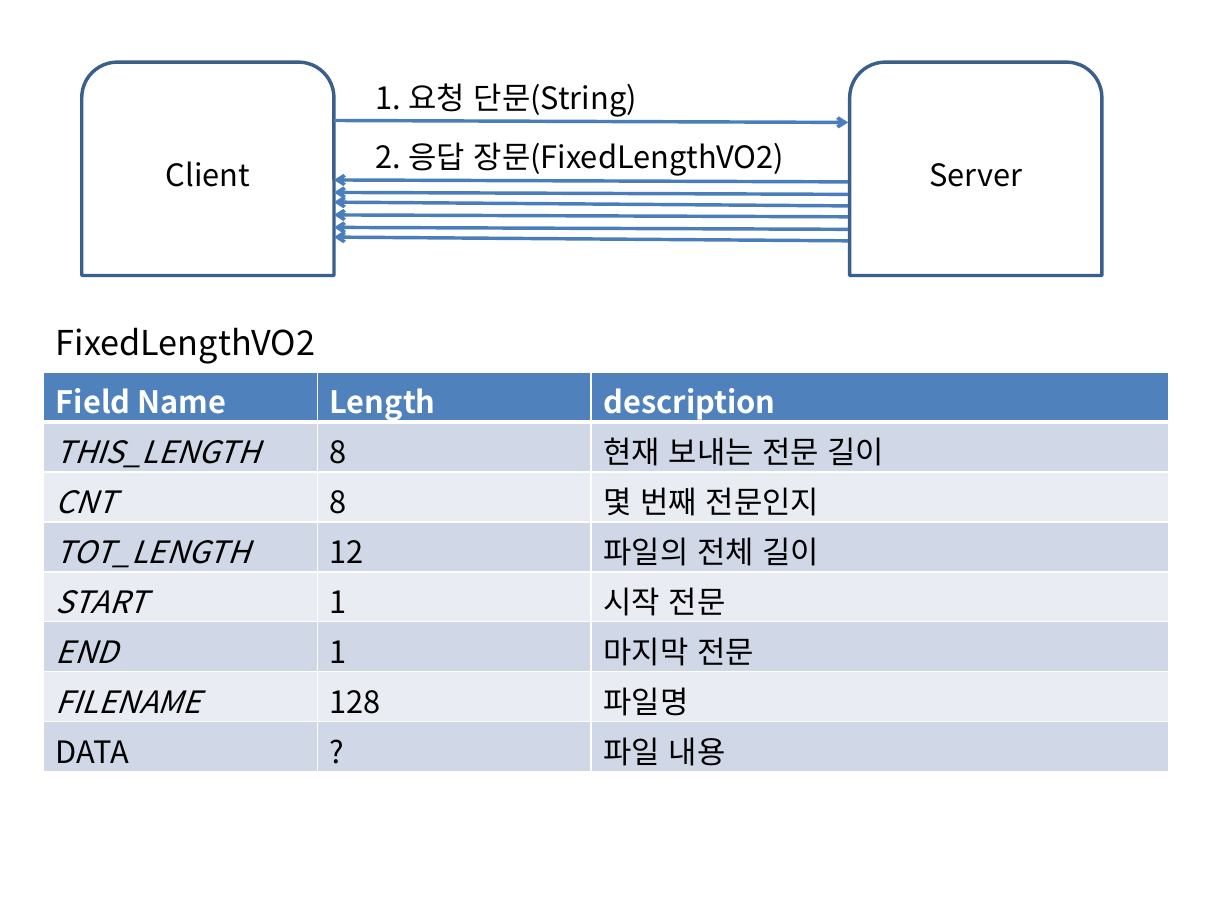
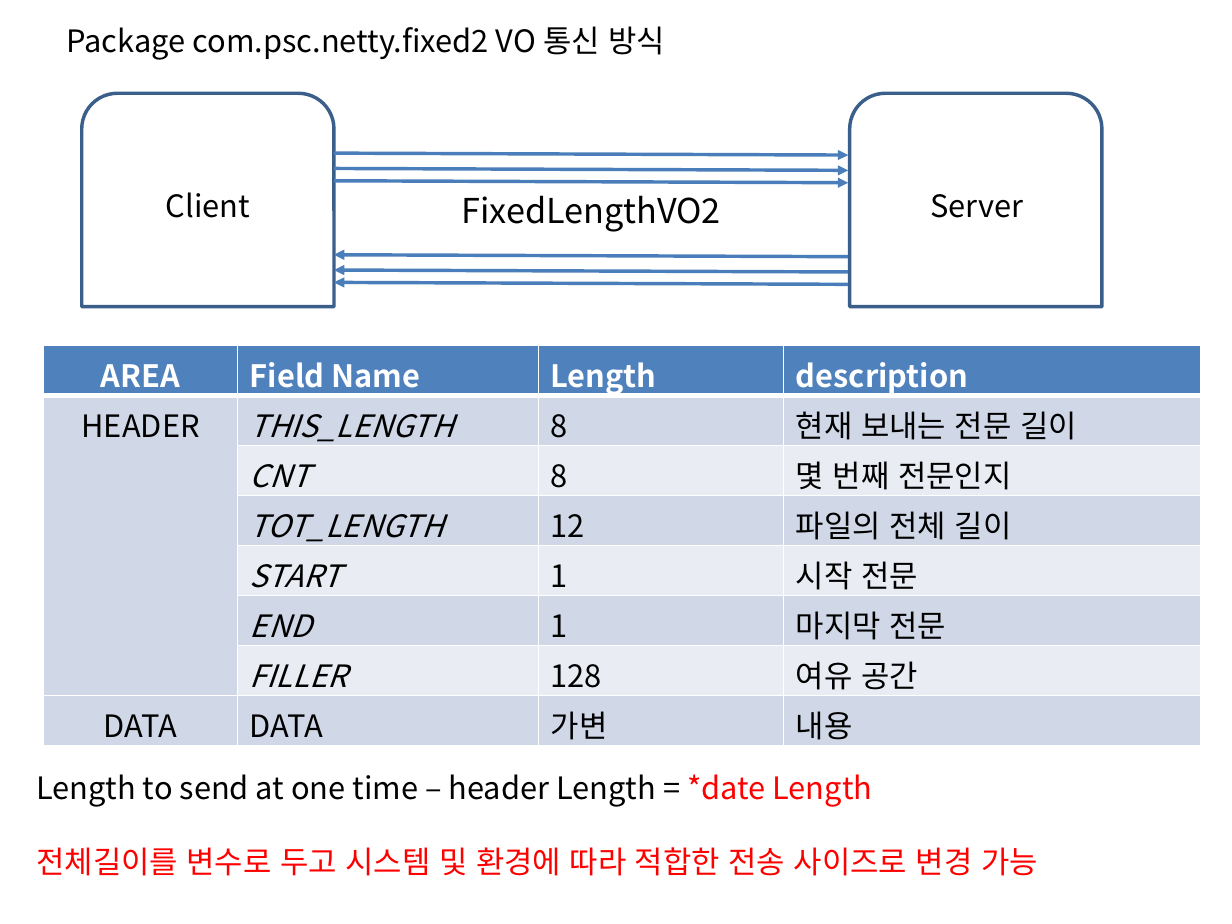
Before and after one commit to parkseungchul/javaSample, a slide deck: slide 2 of nettySample/img/arch1.pptx. Drawn at 1232x924 pixels with LibreOffice and Linux fonts; fonts in the diff are those of the drawing. Boxes give left, top, right and bottom in pixels: in the first picture for what was removed or moved away, otherwise in the second. Text is boxed around its words. In the diff, an @@ line names an element or a change of style, - is before the commit and + after.

Commit message:
add netty no.7

```diff
--- a/nettySample/img/arch1.pptx
+++ b/nettySample/img/arch1.pptx
@@ text added at <box>67,26,665,60</box>, 18 pt, text #000000 @@
+Package com.psc.netty.fixed2 VO 통신 방식
@@ text removed at <box>376,83,637,117</box> @@
-1. 요청 단문(String)
@@ text removed at <box>376,142,785,176</box> @@
-2. 응답 장문(FixedLengthVO2)
@@ 2 texts, 2 round same rects, 1 arrow: place and size @@
-2 texts, 2 round same rects, 1 arrow at <box>81,62,1103,275</box>
+2 texts, 2 round same rects, 1 arrow at <box>81,94,1103,307</box>
@@ arrow moved from (334, 192) - (848, 195) to (334, 169) - (848, 170) @@
@@ arrow (334, 169) - (848, 170): arrowheads changed @@
@@ arrow (334, 153) - (848, 155): arrowheads changed @@
@@ arrow (334, 181) - (848, 182): arrowheads changed @@
@@ text "FixedLengthVO2": place and size @@
-text "FixedLengthVO2" at <box>56,327,316,364</box>
+text "FixedLengthVO2" at <box>461,195,721,232</box>
@@ text "FixedLengthVO2" at <box>461,195,721,232</box>: alignment left to centre @@
@@ arrow removed from (848, 206) to (334, 202) @@
@@ arrow moved from (334, 237) - (848, 241) to (334, 255) - (848, 256) @@
@@ arrow (334, 255) - (848, 256): arrowheads changed @@
@@ arrow moved from (334, 228) - (848, 229) to (334, 270) - (848, 272) @@
@@ arrow (334, 270) - (848, 272): arrowheads changed @@
@@ arrow moved from (334, 214) - (848, 217) to (334, 282) - (848, 285) @@
@@ arrow (334, 282) - (848, 285): arrowheads changed @@
@@ table at <box>43,346,1200,745</box> @@
-column 1: Field Name | THIS_LENGTH | CNT | TOT_LENGTH | START | END | FILENAME | DATA
-column 2: Length | 8 | 8 | 12 | 1 | 1 | 128 | ?
-column 3: description | 현재 보내는 전문 길이 | 몇 번째 전문인지 | 파일의 전체 길이 | 시작 전문 | 마지막 전문 | 파일명 | 파일 내용
+column 1: AREA | HEADER |  |  |  |  |  | DATA
+column 2: Field Name | THIS_LENGTH | CNT | TOT_LENGTH | START | END | FILLER | DATA
+column 3: Length | 8 | 8 | 12 | 1 | 1 | 128 | 가변
+column 4: description | 현재 보내는 전문 길이 | 몇 번째 전문인지 | 파일의 전체 길이 | 시작 전문 | 마지막 전문 | 여유 공간 | 내용
@@ table: place and size @@
-table at <box>43,372,1168,776</box>
+table at <box>43,346,1200,745</box>
@@ text added at <box>36,774,1038,876</box>, 18 pt, text #FF0000 @@
+Length to send at one time – header Length = *date Length
+전체길이를 변수로 두고 시스템 및 환경에 따라 적합한 전송 사이즈로 변경 가능
```
Also in this commit, not shown: 24 other files.
